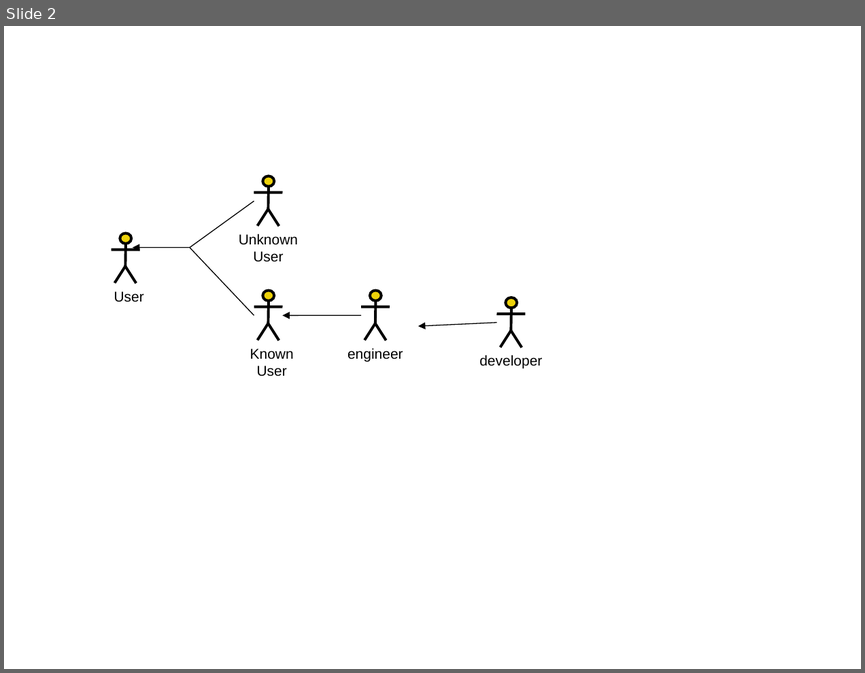
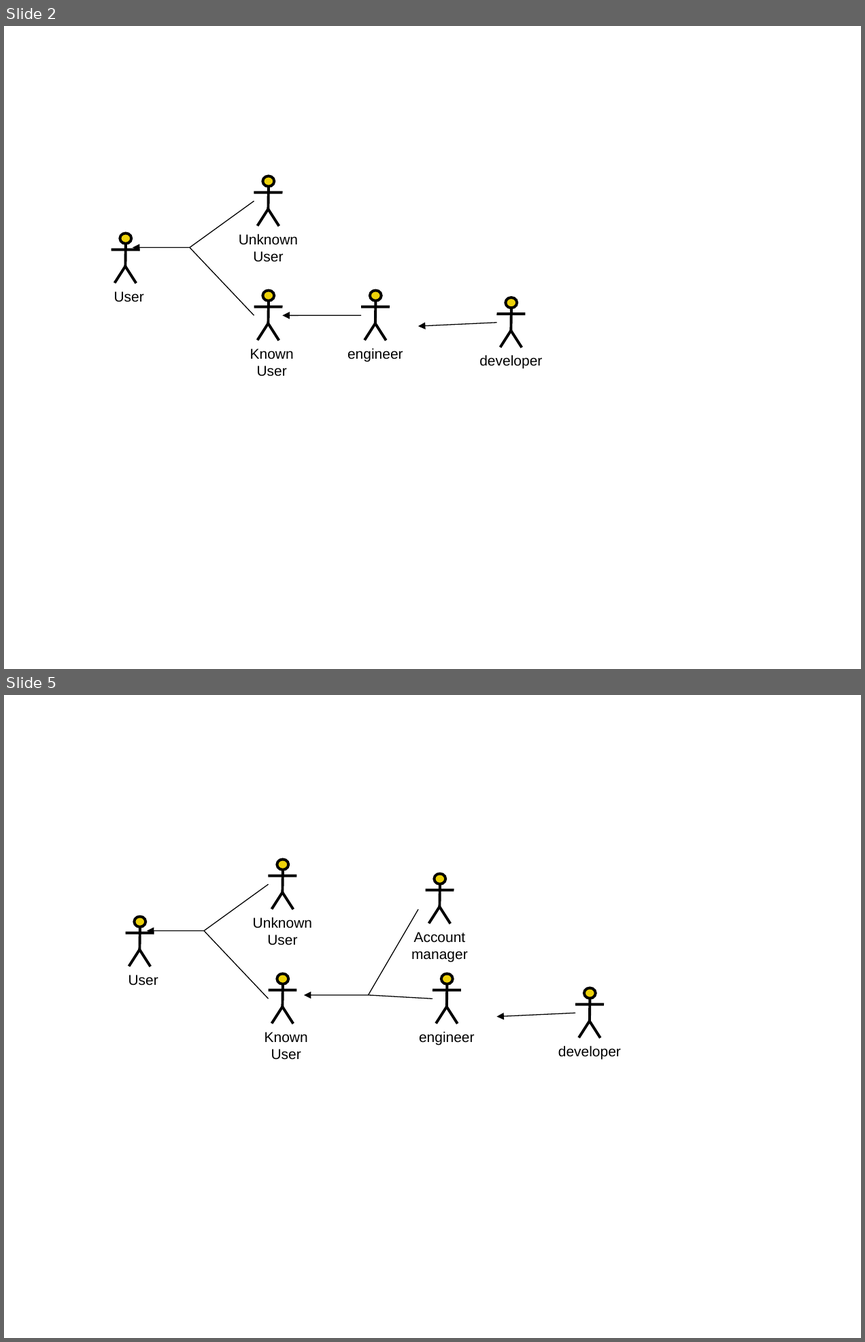
Before and after one commit to kimcharli/src-pe-tools, a slide deck: classes/CS579/dbclass/Project.ppt. Shown one above the other, each under a label of ours: slide 2 before the commit, slides 2 and 5 after it; the slides between them are not shown. The pictures are 865x673 and 865x1342 pixels, drawn with LibreOffice and Linux fonts; fonts in the diff are those of the drawing. Boxes give left, top, right and bottom in pixels: in the first picture for what was removed or moved away, otherwise in the second. Text is boxed around its words. In the diff, an @@ line names an element or a change of style, - is before the commit and + after.

```diff
--- a/classes/CS579/dbclass/Project.ppt
+++ b/classes/CS579/dbclass/Project.ppt
@@ slide 5 added at [4,695,861,1338], background #FFFFFF @@
@@ line added from (204, 930) to (268, 884), #000000 0.74 pt @@
@@ group added at [253,860,312,945]: 4 lines, 1 ellipse, 1 text @@
+Unknown User
@@ line added from (418, 909) to (368, 995), #000000 0.74 pt @@
@@ arrow added from (204, 930) to (147, 930), #000000 0.74 pt @@
@@ line added from (204, 930) to (268, 998), #000000 0.74 pt @@
@@ group added at [411,873,468,962]: 4 lines, 1 ellipse, 1 text @@
+Account manager
@@ group added at [126,916,158,985]: 4 lines, 1 ellipse, 1 text @@
+User
@@ arrow added from (368, 995) to (304, 995), #000000 0.74 pt @@
@@ line added from (432, 998) to (368, 995), #000000 0.74 pt @@
@@ arrow added from (575, 1013) to (496, 1016), #000000 0.74 pt @@
@@ group added at [264,974,308,1059]: 4 lines, 1 ellipse, 1 text @@
+Known User
@@ group added at [419,974,475,1045]: 4 lines, 1 ellipse, 1 text @@
+engineer
@@ group added at [558,988,621,1059]: 4 lines, 1 ellipse, 1 text @@
+developer
```
Also in this commit, not shown: 1 other slide added, 1 other file.
